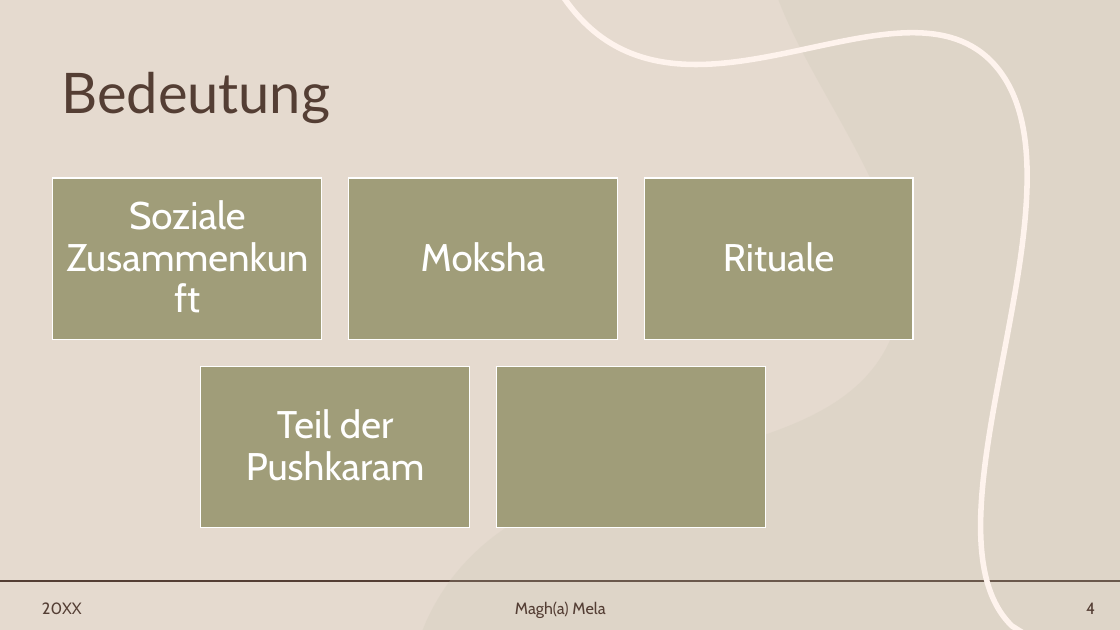
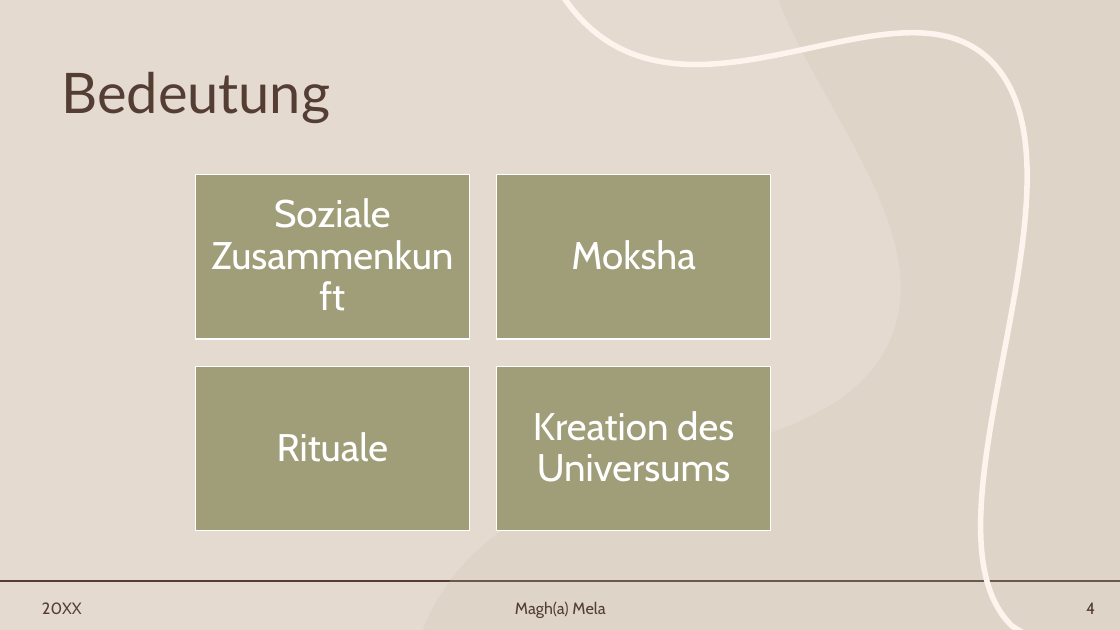
Before and after one commit to Semoxea/semoxea.github.io, a slide deck: slide 4 of data/files/Eng/MaghMela.pptx. Drawn at 1120x630 pixels with LibreOffice and Linux fonts; fonts in the diff are those of the drawing. Boxes give left, top, right and bottom in pixels: in the first picture for what was removed or moved away, otherwise in the second. Text is boxed around its words. In the diff, an @@ line names an element or a change of style, - is before the commit and + after.

```diff
--- a/data/files/Eng/MaghMela.pptx
+++ b/data/files/Eng/MaghMela.pptx
@@ text "Soziale Zusammenkunft" moved from (x1=129, y1=200, x2=246, y2=230) to (x1=274, y1=198, x2=391, y2=228) @@
@@ rectangle resized from (x1=53, y1=178, x2=322, y2=339) to (x1=196, y1=175, x2=470, y2=339) @@
@@ rectangle removed at (x1=349, y1=178, x2=618, y2=339) @@
@@ text "Moksha" moved from (x1=421, y1=242, x2=545, y2=272) to (x1=571, y1=240, x2=695, y2=270) @@
@@ rectangle resized from (x1=644, y1=178, x2=913, y2=339) to (x1=497, y1=175, x2=770, y2=339) @@
@@ rectangle resized from (x1=201, y1=366, x2=470, y2=528) to (x1=196, y1=366, x2=470, y2=531) @@
@@ text "Rituale" moved from (x1=723, y1=242, x2=834, y2=272) to (x1=277, y1=432, x2=388, y2=462) @@
@@ rectangle resized from (x1=497, y1=366, x2=765, y2=528) to (x1=497, y1=366, x2=770, y2=531) @@
@@ text removed at (x1=246, y1=409, x2=425, y2=481) @@
-Teil der Pushkaram
@@ text added at (x1=533, y1=411, x2=734, y2=482), 33 pt, text #FFFFFF @@
+Kreation des Universums
```
Also in this commit, not shown: 1 other slide changed, 2 other files.
